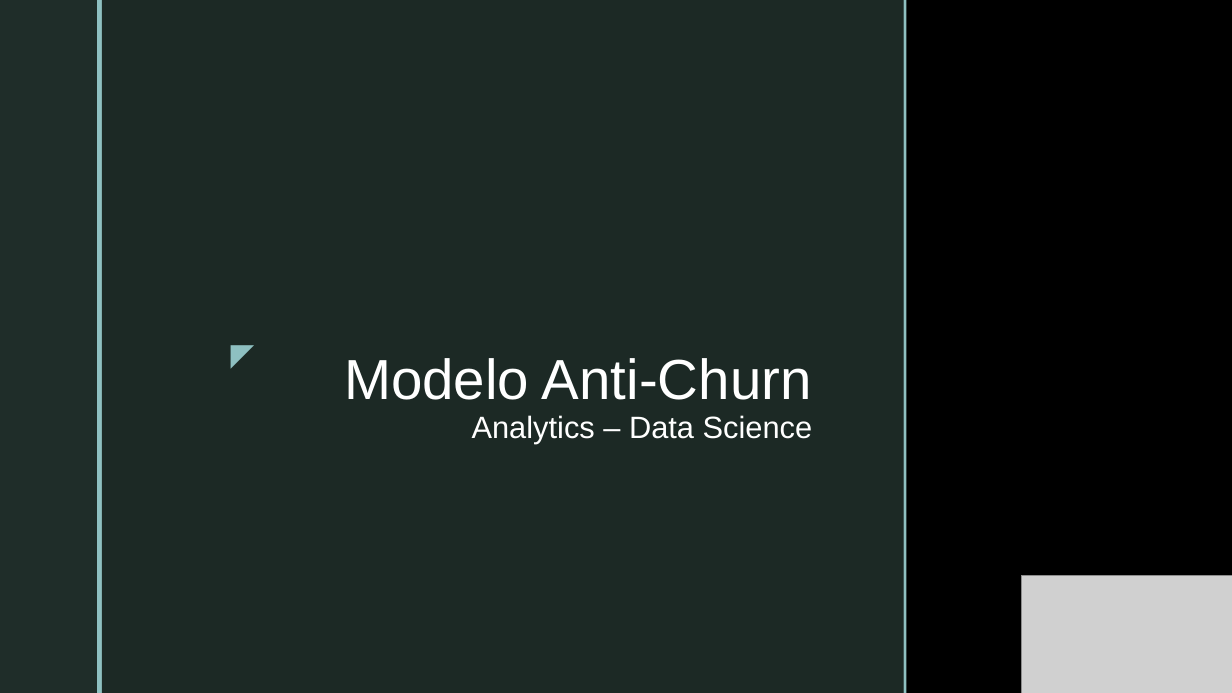
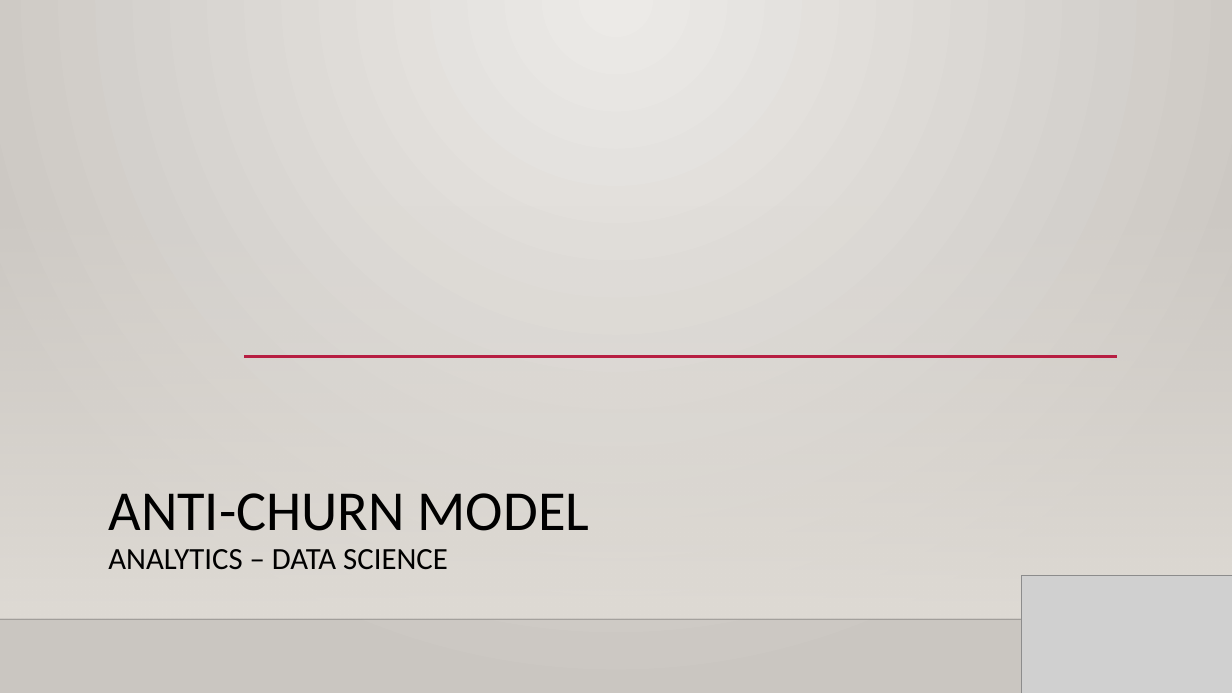
Before and after one commit to lucwas/olist-churn, a slide deck: slide 1 of crm_churn/docs/Modelo Anti-Churn.pptx. Drawn at 1232x693 pixels with LibreOffice and Linux fonts; fonts in the diff are those of the drawing; grey boxes stand for pictures; background and template pictures are left out. Boxes give left, top, right and bottom in pixels: in the first picture for what was removed or moved away, otherwise in the second. Text is boxed around its words. In the diff, an @@ line names an element or a change of style, - is before the commit and + after.

```diff
--- a/crm_churn/docs/Modelo Anti-Churn.pptx
+++ b/crm_churn/docs/Modelo Anti-Churn.pptx
@@ background picture (left out) to gradient #ECEAE7 to #CAC7C1 @@
@@ rectangle removed at bbox=[0, 0, 97, 693] @@
@@ rectangle removed at bbox=[97, 0, 102, 693] @@
@@ rectangle removed at bbox=[102, 0, 904, 693] @@
@@ rectangle removed at bbox=[904, 0, 907, 693] @@
@@ rectangle added at bbox=[0, 204, 1232, 619], fill gradient #DFDBD5 @@
@@ title "ANTI-CHURN MODEL ANALYTICS – DATA ..." at bbox=[108, 493, 590, 570]: vertical alignment top to bottom @@
@@ text removed at bbox=[222, 330, 263, 376] @@
-◤
@@ line added from (244, 357) to (1117, 357), #B71E42 2.5 pt @@
@@ title at bbox=[108, 493, 590, 570]: text changed; font Arial to Calibri; text colour #FFFFFF to #000000 @@
-Modelo Anti-Churn
-Analytics – Data Science
+ANTI-CHURN MODEL
+ANALYTICS – DATA SCIENCE
@@ line added from (0, 619) to (1232, 619), #000001 1 pt @@
```
Also in this commit, not shown: 1 other slide changed, 4 slides added, 5 slides removed, 1 other file.
